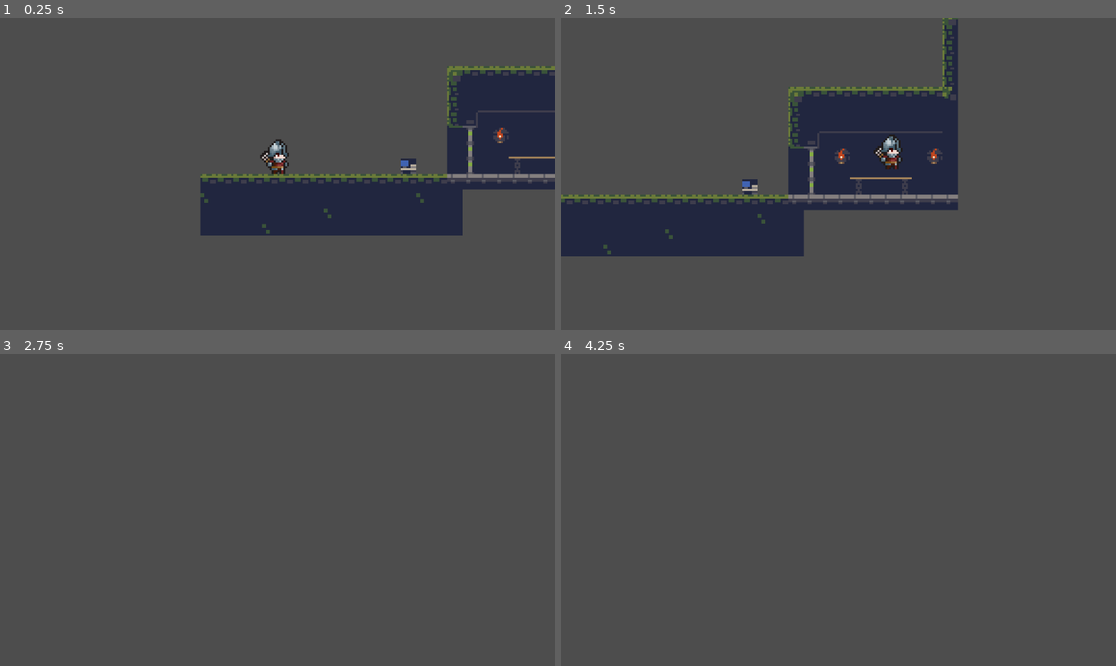
Above: before the commit, frames 1-4 (two rows, left to right).
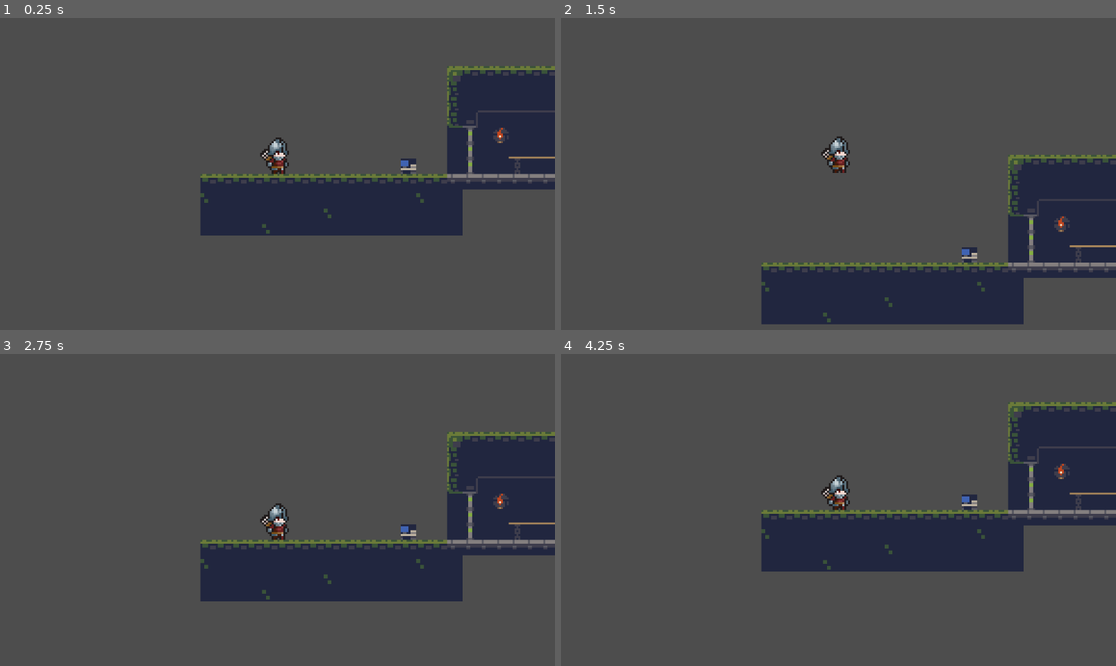
Above: after the commit, the same moments.

Repository: The3rdMega/Game-Jam-Darcy---Grupo-1
Game: Godot game, scene res://scenes/game.tscn
Same seed, same stepped clock (60 frames per second), same inputs: the game is played once before the commit and once after it. The engine's default icon, where the game draws it, is replaced by a stand-in: a white triangle on a blue panel in a dark square.
Inputs:
- Up to frame 1 (0.25 s): no input
- Up to frame 2 (1.5 s): tap Enter (ui_accept) at 0.5, 0.77, 1.07 s; hold Space 0.53-1.28 s; hold Right (ui_right) from 0.53 s (still down); tap F (f, bound only after the commit) at 0.6 s; tap Space at 1.35 s
- Up to frame 3 (2.75 s): tap Enter (ui_accept) at 1.52, 1.55, 1.82, 2.1 s; release Right (ui_right) at 2.03 s; hold Left (ui_left) from 2.03 s (still down); tap F (f, bound only after the commit) at 2.3 s
- Up to frame 4 (4.25 s): release Left (ui_left) at 2.78 s; hold Right (ui_right) from 2.78 s (still down); tap F (f, bound only after the commit) at 2.85 s; tap Enter (ui_accept) at 3.02, 3.32, 3.77, 3.8, 4.07 s; tap Space at 3.05 s; hold Space from 3.53 s (still down)

The runs differ from the first frame. In frame 1, 0.2% of the frame differs, in the area x 46-53%, y 38-48%; in frame 2, 35%, in the area x 0-100%, y 0-99%; in frame 3, 16%; in frame 4, 16%.

Commit message:
Movement almost done

Diff:
--- a/project.godot
+++ b/project.godot
@@ -15,6 +15,14 @@
 config/features=PackedStringArray("4.3", "Forward Plus")
 config/icon="res://icon.svg"
 
+[input]
+
+f={
+"deadzone": 0.5,
+"events": [Object(InputEventKey,"resource_local_to_scene":false,"resource_name":"","device":0,"window_id":0,"alt_pressed":false,"shift_pressed":false,"ctrl_pressed":false,"meta_pressed":false,"pressed":false,"keycode":0,"physical_keycode":70,"key_label":0,"unicode":0,"location":0,"echo":false,"script":null)
+]
+}
+
 [rendering]
 
 textures/canvas_textures/default_texture_filter=0
--- a/scenes/player.tscn
+++ b/scenes/player.tscn
@@ -1,7 +1,8 @@
-[gd_scene load_steps=11 format=3 uid="uid://cby1k0wccyf2p"]
+[gd_scene load_steps=12 format=3 uid="uid://cby1k0wccyf2p"]
 
 [ext_resource type="Script" path="res://scripts/player.gd" id="1_vf0wm"]
 [ext_resource type="Texture2D" uid="uid://cxb3luhtx0tsc" path="res://assets/Tiny RPG Character Asset Pack v1.03 -Free Soldier&Orc/Characters(100x100)/Soldier/Soldier/Soldier-Idle.png" id="1_yr1p0"]
+[ext_resource type="Texture2D" uid="uid://bsqpcd40f8vas" path="res://icon.svg" id="2_hgur3"]
 
 [sub_resource type="AtlasTexture" id="AtlasTexture_l38ma"]
 atlas = ExtResource("1_yr1p0")
@@ -29,6 +30,14 @@
 
 [sub_resource type="SpriteFrames" id="SpriteFrames_icxhm"]
 animations = [{
+"frames": [{
+"duration": 1.0,
+"texture": ExtResource("2_hgur3")
+}],
+"loop": true,
+"name": &"Ghost",
+"speed": 5.0
+}, {
 "frames": [{
 "duration": 1.0,
 "texture": SubResource("AtlasTexture_l38ma")
@@ -63,10 +72,8 @@
 [node name="AnimatedSprite2D" type="AnimatedSprite2D" parent="."]
 position = Vector2(0, -7)
 sprite_frames = SubResource("SpriteFrames_icxhm")
-animation = &"Idle"
+animation = &"Ghost"
 autoplay = "Idle"
-frame = 2
-frame_progress = 0.778179
 
 [node name="CollisionShape2D" type="CollisionShape2D" parent="."]
 position = Vector2(0, -8)
--- a/scripts/player.gd
+++ b/scripts/player.gd
@@ -1,25 +1,55 @@
 extends CharacterBody2D
 
 
-const SPEED = 150.0
+const SPEED = 60.0
 const JUMP_VELOCITY = -300.0
+const GHOST_DELAY = 5
+var Is_ghost = false
+var initialPosition: Vector2
+var nextTimetToTransform: float
+func _physics_process(delta: float) -> void:
+
+	if(Is_ghost):
+		GhostControl()
+	else:
+		PlayerControl(delta)
+	# Add the gravity.
+
+	if(Input.is_action_just_released("f")):
+		Ghost()
 
 
-func _physics_process(delta: float) -> void:
-	# Add the gravity.
+
+func Ghost():
+	if(Is_ghost):
+		position = initialPosition
+	else:
+		initialPosition = position
+	Is_ghost = !Is_ghost
+
+
+func PlayerControl(delta:float):
+	velocity.x*=0.8
 	if not is_on_floor():
 		velocity += get_gravity() * delta
 
-	# Handle jump.
-	if Input.is_action_just_pressed("ui_accept") and is_on_floor():
+	if (Input.is_key_pressed(KEY_SPACE) or Input.is_key_pressed(KEY_W) ) and is_on_floor():
 		velocity.y = JUMP_VELOCITY
 
-	# Get the input direction and handle the movement/deceleration.
-	# As good practice, you should replace UI actions with custom gameplay actions.
-	var direction := Input.get_axis("ui_left", "ui_right")
-	if direction:
-		velocity.x = direction * SPEED
-	else:
-		velocity.x = move_toward(velocity.x, 0, SPEED)
+	if Input.is_key_pressed(KEY_A):
+		velocity.x += -SPEED
+	if Input.is_key_pressed(KEY_D):
+		velocity.x += SPEED
 
 	move_and_slide()
+func GhostControl():
+	velocity*=0.8
+	if Input.is_key_pressed(KEY_A):
+		velocity.x += -SPEED/2
+	if Input.is_key_pressed(KEY_D):
+		velocity.x += SPEED/2
+	if Input.is_key_pressed(KEY_W):
+		velocity.y += -SPEED/2
+	if Input.is_key_pressed(KEY_S):
+		velocity.y += SPEED/2
+	move_and_slide()
